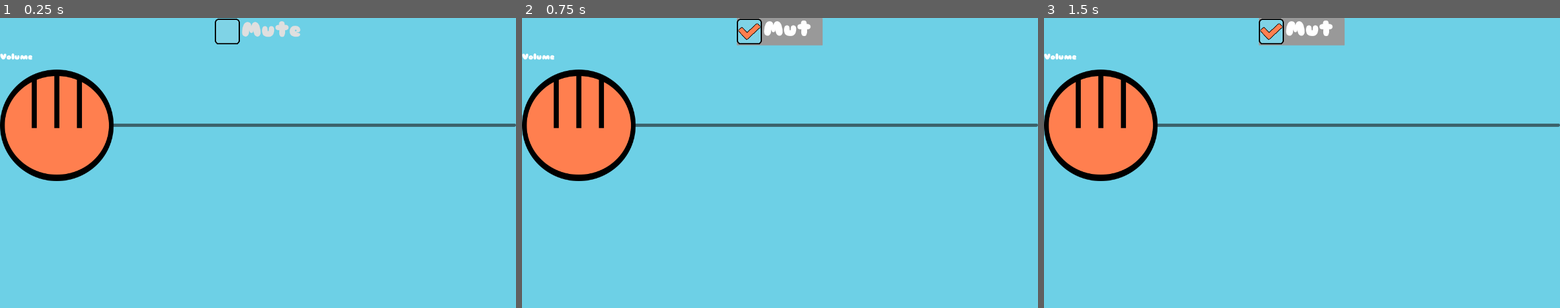
Above: before the commit, frames 1-3 (left to right).
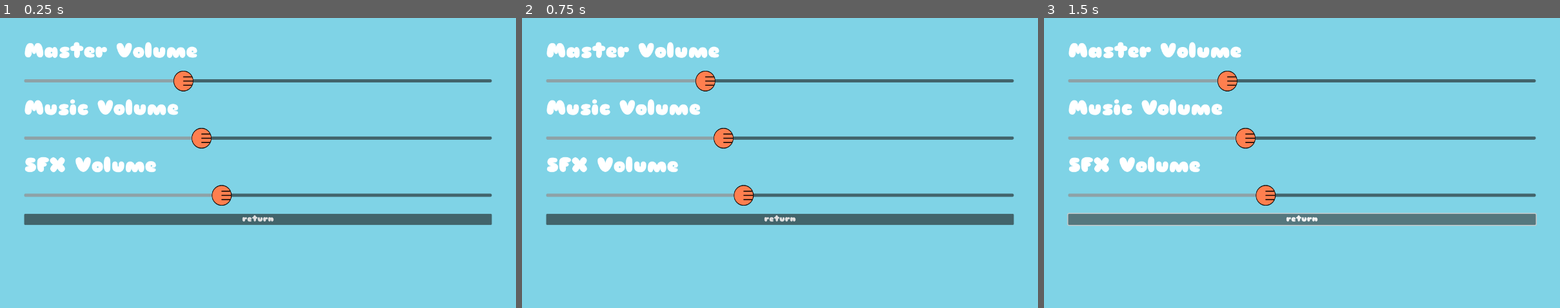
Above: after the commit, the same moments.

Repository: alexbernachi/GMTK-Game-Jam
Game: Godot game, scene res://scene/option.tscn
The game is run twice, just before and just after one commit, with the same random seed, the same clock (stepped at 60 frames per second) and the same inputs. This scene is started directly instead of the project's main scene. Sound files missing from this copy of the repository are replaced by a short silence.
Inputs (mouse positions are in pixels of both pictures, inside the frame that each line leads up to):
- Up to frame 1 (0.25 s): no input
- Up to frame 2 (0.75 s): click (780, 32) at 0.5 s, where only the run before the commit has a clickable "Mute"
- Up to frame 3 (1.5 s): click (1302, 218) at 1.25 s, where only the run after the commit has a clickable "return"

The runs differ from the first frame. In frame 1, 17% of the frame differs, in the area x 0-100%, y 0-72%; in frame 2, 18%; in frame 3, 19%.

Commit message:
Volume implemented

Diff:
--- a/Asset/UI/Paw SLider.svg
+++ b/Asset/UI/Paw SLider.svg
@@ -2,13 +2,13 @@
 <!-- Created with Inkscape (http://www.inkscape.org/) -->
 
 <svg
-   width="74.711174mm"
-   height="73.408577mm"
-   viewBox="0 0 74.711174 73.408577"
+   width="13.273433mm"
+   height="13.612113mm"
+   viewBox="0 0 13.273433 13.612113"
    version="1.1"
    id="svg5"
-   sodipodi:docname="UI Design.svg"
-   inkscape:version="1.2.1 (9c6d41e410, 2022-07-14)"
+   sodipodi:docname="Paw SLider.svg"
+   inkscape:version="1.2.2 (732a01da63, 2022-12-09)"
    xmlns:inkscape="http://www.inkscape.org/namespaces/inkscape"
    xmlns:sodipodi="http://sodipodi.sourceforge.net/DTD/sodipodi-0.dtd"
    xmlns="http://www.w3.org/2000/svg"
@@ -24,56 +24,57 @@
      inkscape:deskcolor="#d1d1d1"
      inkscape:document-units="mm"
      showgrid="false"
-     inkscape:zoom="1.1893044"
-     inkscape:cx="352.72719"
-     inkscape:cy="351.04554"
+     inkscape:zoom="2.3786088"
+     inkscape:cx="60.749796"
+     inkscape:cy="35.31476"
      inkscape:window-width="1920"
-     inkscape:window-height="1001"
-     inkscape:window-x="-9"
-     inkscape:window-y="-9"
+     inkscape:window-height="1017"
+     inkscape:window-x="-8"
+     inkscape:window-y="-8"
      inkscape:window-maximized="1"
-     inkscape:current-layer="layer1" />
+     inkscape:current-layer="g12280" />
   <defs
      id="defs2" />
   <g
      inkscape:label="Layer 1"
      inkscape:groupmode="layer"
      id="layer1"
-     transform="translate(-42.077592,-111.7957)">
+     transform="translate(-72.796462,-141.69395)">
     <g
        id="g12280"
-       transform="matrix(0.99313748,0,0,1.3454323,0.54511149,-39.022065)"
+       transform="matrix(0,0.94337969,-1.2779622,0,257.55148,73.564355)"
        inkscape:export-filename="Paw SLider.svg"
        inkscape:export-xdpi="96"
-       inkscape:export-ydpi="96">
+       inkscape:export-ydpi="96"
+       style="stroke-width:1.05277">
       <ellipse
-         style="fill:#ff7f4f;fill-opacity:1;stroke:#000000;stroke-width:3.171;stroke-opacity:1"
+         style="fill:#ff7f4f;fill-opacity:1;stroke:#000000;stroke-width:0.417235;stroke-dasharray:none;stroke-opacity:1"
          id="path9990"
          cx="79.433182"
          cy="139.37682"
-         rx="36.028214"
-         ry="25.695168" />
+         rx="7.005929"
+         ry="4.9845848" />
       <rect
-         style="fill:#ff7f4f;fill-opacity:1;stroke:#000000;stroke-width:2.69214;stroke-opacity:1"
+         style="fill:#ff7f4f;fill-opacity:1;stroke:#000000;stroke-width:0.354275;stroke-dasharray:none;stroke-opacity:1"
          id="rect11502"
-         width="0.62159532"
-         height="25.136593"
-         x="79.122383"
-         y="114.24022" />
+         width="0.1208734"
+         height="4.7540598"
+         x="79.372742"
+         y="134.62431" />
       <rect
-         style="fill:#ff7f4f;fill-opacity:1;stroke:#000000;stroke-width:2.65172;stroke-opacity:1"
+         style="fill:#ff7f4f;fill-opacity:1;stroke:#000000;stroke-width:0.348955;stroke-dasharray:none;stroke-opacity:1"
          id="rect11502-5"
-         width="0.66201878"
-         height="22.898275"
-         x="94.045303"
-         y="116.49875" />
+         width="0.12873401"
+         height="4.3409023"
+         x="82.274605"
+         y="135.04123" />
       <rect
-         style="fill:#ff7f4f;fill-opacity:1;stroke:#000000;stroke-width:2.65537;stroke-opacity:1"
+         style="fill:#ff7f4f;fill-opacity:1;stroke:#000000;stroke-width:0.349437;stroke-dasharray:none;stroke-opacity:1"
          id="rect11502-7"
-         width="0.6583603"
-         height="23.089094"
-         x="64.160873"
-         y="116.3061" />
+         width="0.1280226"
+         height="4.3114576"
+         x="76.463379"
+         y="135.07086" />
     </g>
   </g>
 </svg>
--- /dev/null
+++ b/default_bus_layout.tres
@@ -0,0 +1,15 @@
+[gd_resource type="AudioBusLayout" format=3 uid="uid://137y2immidy7"]
+
+[resource]
+bus/1/name = &"Music"
+bus/1/solo = false
+bus/1/mute = false
+bus/1/bypass_fx = false
+bus/1/volume_db = 0.0
+bus/1/send = &"Master"
+bus/2/name = &"SFX"
+bus/2/solo = false
+bus/2/mute = false
+bus/2/bypass_fx = false
+bus/2/volume_db = 0.0
+bus/2/send = &"Master"
--- a/scene/background_music.tscn
+++ b/scene/background_music.tscn
@@ -5,3 +5,4 @@
 [node name="Background Music" type="AudioStreamPlayer2D"]
 stream = ExtResource("1_wuncj")
 autoplay = true
+bus = &"Music"
--- a/scene/game_over.tscn
+++ b/scene/game_over.tscn
@@ -67,10 +67,12 @@
 [node name="MeowSFX" type="AudioStreamPlayer2D" parent="."]
 stream = ExtResource("3_tmrta")
 pitch_scale = 1.4
+bus = &"SFX"
 
 [node name="Sad_Meow" type="AudioStreamPlayer2D" parent="."]
 stream = ExtResource("4_mjbk8")
 pitch_scale = 0.8
+bus = &"SFX"
 
 [connection signal="pressed" from="Panel/VBoxContainer/Meow?" to="." method="_on_meow_pressed"]
 [connection signal="pressed" from="Panel/VBoxContainer/Home" to="." method="_on_home_pressed"]
--- a/scene/option.gd
+++ b/scene/option.gd
@@ -1 +1,39 @@
 extends Control
+
+@onready var MasterVol = $MarginContainer/VBoxContainer/VolumeContainer/MasterSlider
+@onready var MusicVol = $MarginContainer/VBoxContainer/VolumeContainer/MusicSlider
+@onready var SFXVol = $MarginContainer/VBoxContainer/VolumeContainer/SFXSlider
+
+var MasterBus
+var MusicBus
+var SFXBus
+
+func _ready():
+	#Get the index number and assign it to it variable
+	MasterBus= AudioServer.get_bus_index("Master")
+	MusicBus = AudioServer.get_bus_index("Music")
+	SFXBus = AudioServer.get_bus_index("SFX")
+
+	#grab the value from DB to linear
+	MasterVol.value = db_to_linear(AudioServer.get_bus_volume_db(MasterBus))
+	MusicVol.value = db_to_linear(AudioServer.get_bus_volume_db(MusicBus))
+	SFXVol.value = db_to_linear(AudioServer.get_bus_volume_db(SFXBus))
+
+	#put the value from Db to linear to the slider
+	MasterVol.value = db_to_linear(MasterBus)
+	MusicVol.value = db_to_linear(MusicBus)
+	SFXVol.value = db_to_linear(SFXBus)
+
+
+
+func _on_master_slider_value_changed(value):
+	AudioServer.set_bus_volume_db(MasterBus, linear_to_db(value))
+	pass # Replace with function body.
+
+func _on_music_slider_value_changed(value):
+	AudioServer.set_bus_volume_db(MusicBus, linear_to_db(value))
+	pass # Replace with function body.
+
+func _on_sfx_slider_value_changed(value):
+	AudioServer.set_bus_volume_db(SFXBus, linear_to_db(value))
+	pass # Replace with function body.
--- a/scene/option.tscn
+++ b/scene/option.tscn
@@ -14,33 +14,63 @@
 theme = ExtResource("1_fll5r")
 script = ExtResource("2_xqgmm")
 
-[node name="Panel" type="Panel" parent="."]
+[node name="MarginContainer" type="MarginContainer" parent="."]
 layout_mode = 1
 anchors_preset = 15
 anchor_right = 1.0
 anchor_bottom = 1.0
 grow_horizontal = 2
 grow_vertical = 2
+theme_override_constants/margin_left = 60
+theme_override_constants/margin_top = 60
+theme_override_constants/margin_right = 60
+theme_override_constants/margin_bottom = 60
 
-[node name="VBoxContainer" type="VBoxContainer" parent="Panel"]
-layout_mode = 1
-anchors_preset = 15
-anchor_right = 1.0
-anchor_bottom = 1.0
-grow_horizontal = 2
-grow_vertical = 2
+[node name="VBoxContainer" type="VBoxContainer" parent="MarginContainer"]
+layout_mode = 2
 
-[node name="CheckBox" type="CheckBox" parent="Panel/VBoxContainer"]
-clip_contents = true
+[node name="VolumeContainer" type="VBoxContainer" parent="MarginContainer/VBoxContainer"]
 layout_mode = 2
-size_flags_horizontal = 4
-text = "Mute"
-alignment = 1
 
-[node name="Label" type="Label" parent="Panel/VBoxContainer"]
+[node name="MasterVoume" type="Label" parent="MarginContainer/VBoxContainer/VolumeContainer"]
 layout_mode = 2
-text = "Volume
+theme_override_font_sizes/font_size = 50
+text = "Master Volume
 "
 
-[node name="HSlider" type="HSlider" parent="Panel/VBoxContainer"]
+[node name="MasterSlider" type="HSlider" parent="MarginContainer/VBoxContainer/VolumeContainer"]
 layout_mode = 2
+size_flags_vertical = 4
+max_value = 3.0
+step = 0.001
+
+[node name="MusicVolume" type="Label" parent="MarginContainer/VBoxContainer/VolumeContainer"]
+layout_mode = 2
+theme_override_font_sizes/font_size = 50
+text = "Music Volume
+"
+
+[node name="MusicSlider" type="HSlider" parent="MarginContainer/VBoxContainer/VolumeContainer"]
+layout_mode = 2
+size_flags_vertical = 4
+max_value = 3.0
+step = 0.001
+
+[node name="SFXVolume" type="Label" parent="MarginContainer/VBoxContainer/VolumeContainer"]
+layout_mode = 2
+theme_override_font_sizes/font_size = 50
+text = "SFX Volume"
+
+[node name="SFXSlider" type="HSlider" parent="MarginContainer/VBoxContainer/VolumeContainer"]
+layout_mode = 2
+size_flags_vertical = 4
+max_value = 3.0
+step = 0.001
+
+[node name="Button" type="Button" parent="MarginContainer/VBoxContainer"]
+layout_mode = 2
+text = "return"
+
+[connection signal="value_changed" from="MarginContainer/VBoxContainer/VolumeContainer/MasterSlider" to="." method="_on_master_slider_value_changed"]
+[connection signal="value_changed" from="MarginContainer/VBoxContainer/VolumeContainer/MusicSlider" to="." method="_on_music_slider_value_changed"]
+[connection signal="value_changed" from="MarginContainer/VBoxContainer/VolumeContainer/SFXSlider" to="." method="_on_sfx_slider_value_changed"]
--- a/scene/proto.tscn
+++ b/scene/proto.tscn
@@ -51,5 +51,5 @@
 
 [node name="AudioStreamPlayer2D" type="AudioStreamPlayer2D" parent="."]
 stream = ExtResource("5_i6oqy")
-pitch_scale = 0.61
+pitch_scale = 0.71
 attenuation = 0.0490366
--- a/scene/title_screen.tscn
+++ b/scene/title_screen.tscn
@@ -115,6 +115,7 @@
 [node name="Cat_SFX" type="AudioStreamPlayer2D" parent="."]
 stream = ExtResource("7_5omrp")
 pitch_scale = 1.01
+bus = &"SFX"
 
 [connection signal="pressed" from="VBoxContainer/Start" to="." method="_on_start_pressed"]
 [connection signal="pressed" from="VBoxContainer/Credit" to="." method="_on_credit_pressed"]
Not shown: 7 places in First Theme.tres that only renumber resources
